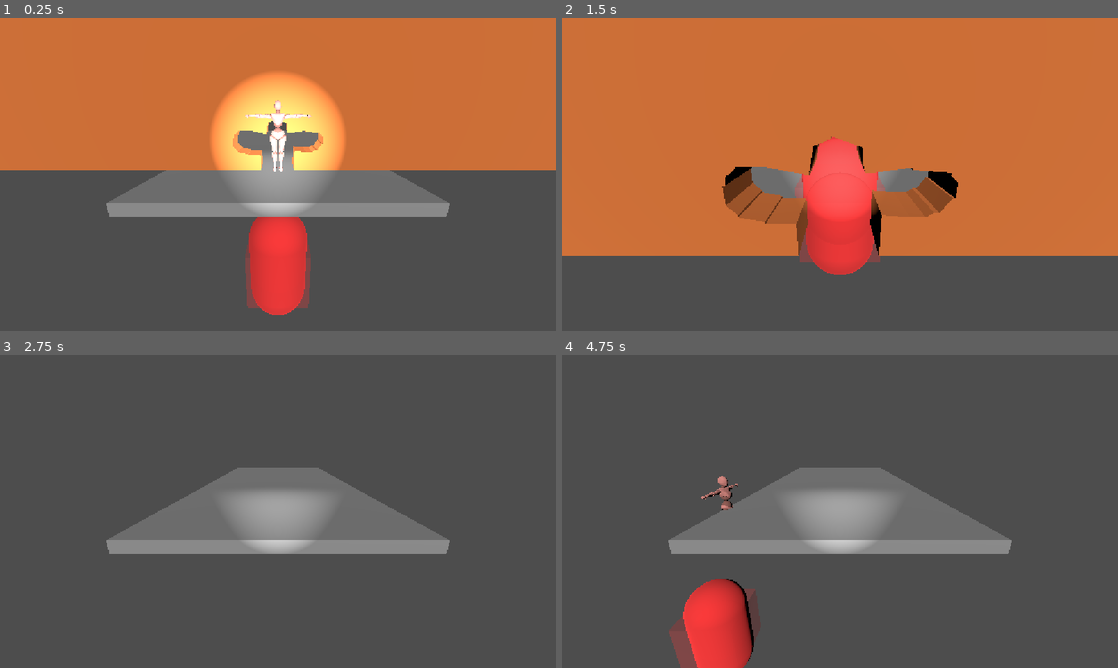
Above: before the commit, frames 1-4 (two rows, left to right).
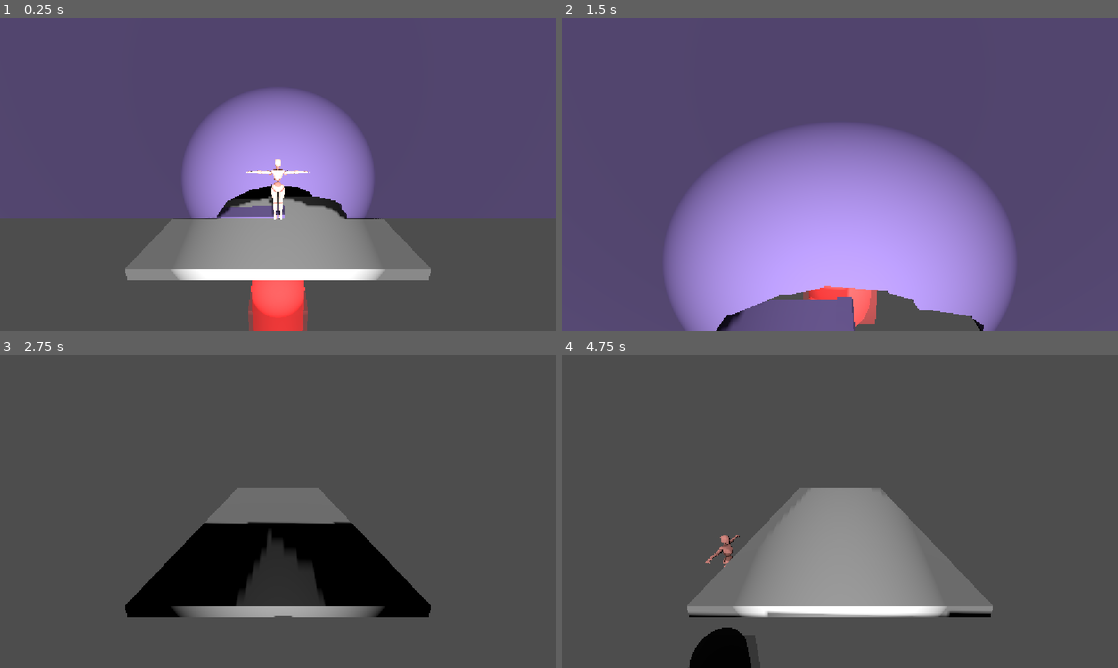
Above: after the commit, the same moments.

Repository: Ayoub-Ben-Yedder/ArtCade3.0
Game: Godot game, scene res://main.tscn
The game is run twice, just before and just after one commit, with the same random seed, the same clock (stepped at 60 frames per second) and the same inputs.
Inputs:
- Up to frame 1 (0.25 s): no input
- Up to frame 2 (1.5 s): tap Enter (ui_accept) at 0.5, 0.77 s; hold Right (ui_right) 0.53-1.28 s; hold Down (ui_down) from 1.28 s (still down)
- Up to frame 3 (2.75 s): tap Enter (ui_accept) at 1.52 s; release Down (ui_down) at 2.03 s; hold Right (ui_right) from 2.03 s (still down)
- Up to frame 4 (4.75 s): release Right (ui_right) at 2.78 s; hold Up (ui_up) 2.78-3.53 s; tap Enter (ui_accept) at 3.02, 3.77, 4.52 s; hold Left (ui_left) from 3.53 s (still down)

The runs differ from the first frame. In frame 1, 75% of the frame differs, in the area x 0-100%, y 0-100%; in frame 2, 98%; in frame 3, 20%; in frame 4, 19%.

Commit message:
added all poses

Diff:
--- a/holes.gd
+++ b/holes.gd
@@ -1,10 +1,11 @@
 class_name Holes
 
 const LEVELS = [
-	{"name": "OpenCrouch", "file": "res://holes/OpenCrouchPose.png"}, #Hard
+	{"name": "Low", "file": "res://holes/LowPose.png"},      #Easy
 ]
 const HARD_LEVELS = [
 	{"name": "OneLeg", "file": "res://holes/OneLegPose.png"},  #Hard
+	{"name": "Curve", "file": "res://holes/CurvePose.png"},    #Hard
 ]
 const MEDUIM_LEVEL = [
 	{"name": "ArmsUp", "file": "res://holes/ArmsUpPose.png"}, #Meduim
@@ -12,5 +13,6 @@
 	{"name": "Crouch", "file": "res://holes/CrouchPose.png"}, #Meduim
 ]
 const EASY_LEVEL =[
-	{"name": "TPose", "file": "res://holes/Tpose.png"},       #Easy
+	{"name": "TPose", "file": "res://holes/TPose.png"},        #Easy
+	{"name": "OneArm", "file": "res://holes/OneArmPose.png"},  #Easy
 ]
--- a/main.tscn
+++ b/main.tscn
@@ -10,7 +10,7 @@
 [node name="Main" type="Node3D" unique_id=1151361475]
 
 [node name="Camera3D" type="Camera3D" parent="." unique_id=797774730]
-transform = Transform3D(1, 0, 0, 0, 0.9518514, 0.30655974, 0, -0.30655974, 0.9518514, 0.0005825758, 1.8161421, 3.026359)
+transform = Transform3D(1, 0, 0, 0, 0.9518514, 0.30655974, 0, -0.30655974, 0.9518514, 0.0005825758, 2.8868952, 3.026359)
 
 [node name="Player" type="CharacterBody3D" parent="." unique_id=238330554]
 transform = Transform3D(-1, 0, -8.742278e-08, 0, 1, 0, 8.742278e-08, 0, -1, 0, 0.52137935, 0)
@@ -34,13 +34,16 @@
 
 [node name="DirectionalLight3D" type="DirectionalLight3D" parent="." unique_id=1405341641]
 transform = Transform3D(0.99711525, 0.024022562, 0.07200051, -0.057730578, 0.85588485, 0.51393384, -0.04927812, -0.51660806, 0.8548029, 0, 1.2614056, 2.452115)
+shadow_enabled = true
 
 [node name="Wall" type="AnimatableBody3D" parent="." unique_id=1958228426]
 transform = Transform3D(1, 0, 0, 0, 1, 0, 0, 0, 1, 0, 0.6608455, -1.5815101)
 script = ExtResource("3_h2yge")
+wall_color = Color(0.32277167, 0.26456547, 0.44662446, 1)
 
-[node name="SpotLight3D" type="SpotLight3D" parent="." unique_id=1013030115]
-transform = Transform3D(1, 0, 0, 0, 1, 0, 0, 0, 1, 0, 1.133708, 2.3477316)
-spot_range = 5.6
-spot_attenuation = -1.6
-spot_angle = 22.31
+[node name="SpotLight3D" type="SpotLight3D" parent="." unique_id=1171807363]
+transform = Transform3D(1, 0, 0, 0, 1, 0, 0, 0, 1, 0, 1.2793562, 10.1045885)
+light_energy = 15.635
+shadow_enabled = true
+spot_range = 4104.88
+spot_angle = 10.25
Binary file added: holes/CurvePose.png
Not shown, added: holes/CurvePose.png.import
Binary file added: holes/LowPose.png
Not shown, changed: holes/LowPose.png.import
Binary file added: holes/OneArmPose.png
Not shown, added: holes/OneArmPose.png.import
Binary file removed: holes/OneLegPose.png
Binary file changed: holes/OpenCrouchPose.png
